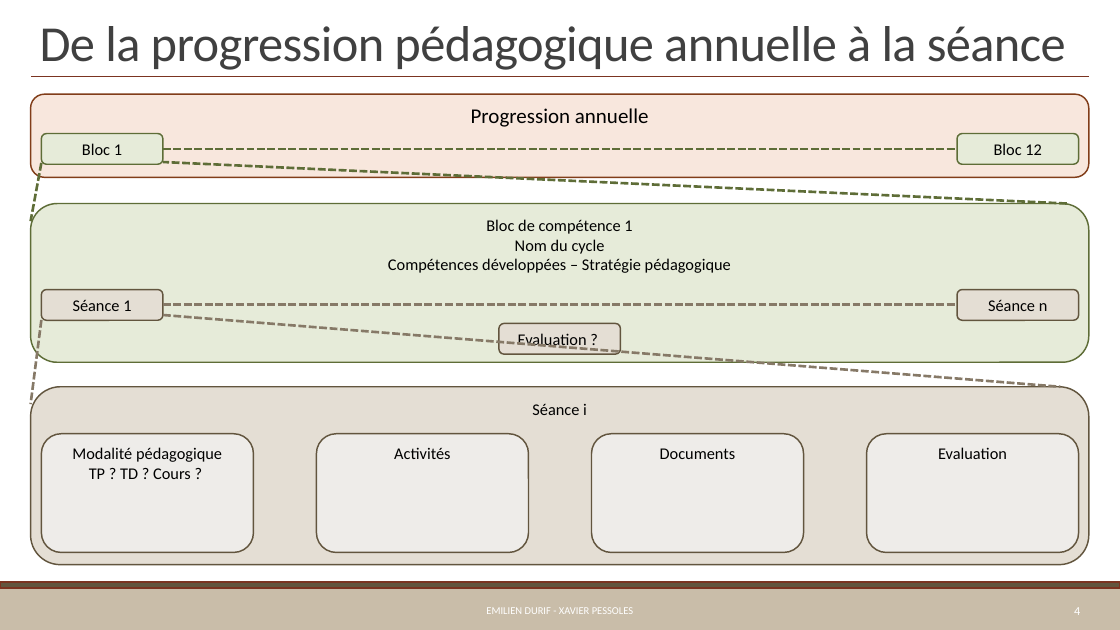
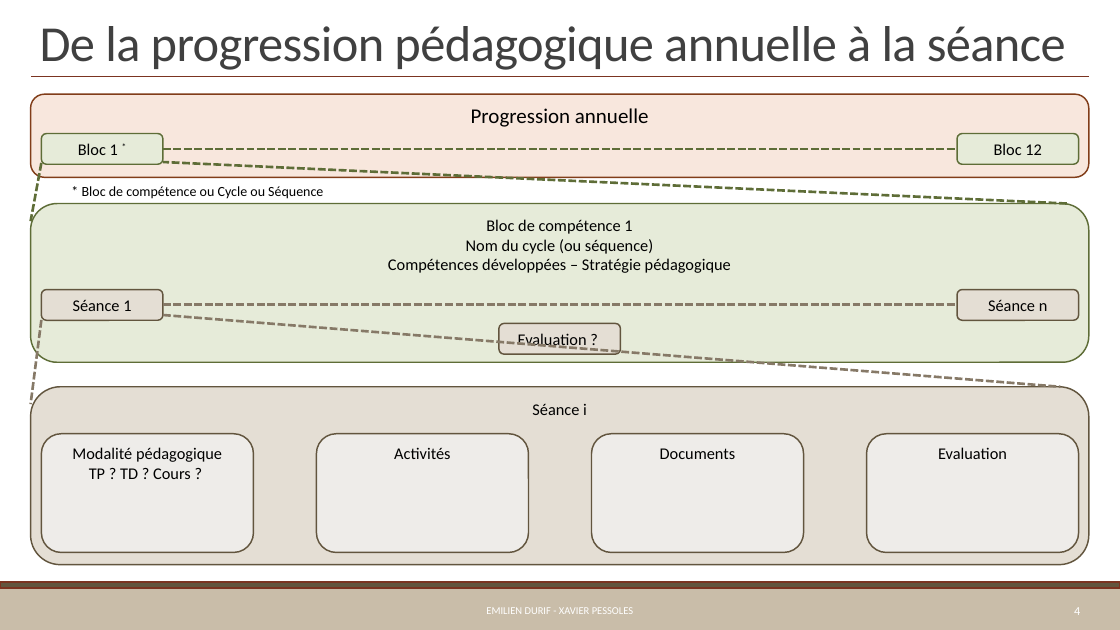
Before and after one commit to xpessoles/Preparation_Agregation, a slide deck: slide 4 of Cours/02_ProgressionPedagogique.pptx. Drawn at 1120x630 pixels with LibreOffice and Linux fonts; fonts in the diff are those of the drawing. Boxes give left, top, right and bottom in pixels: in the first picture for what was removed or moved away, otherwise in the second. Text is boxed around its words. In the diff, an @@ line names an element or a change of style, - is before the commit and + after.

```diff
--- a/Cours/02_ProgressionPedagogique.pptx
+++ b/Cours/02_ProgressionPedagogique.pptx
@@ text in rounded rectangle at (x1=78, y1=143, x2=118, y2=155): text changed @@
-Bloc 1
+Bloc 1 *
@@ text added at (x1=82, y1=186, x2=323, y2=199), 12 pt, text #000000 @@
+* Bloc de compétence ou Cycle ou Séquence
@@ text in rounded rectangle at (x1=466, y1=239, x2=653, y2=254): text changed @@
-Nom du cycle
+Nom du cycle (ou séquence)
```
Also in this commit, not shown: 2 other slides changed, 2 other files.
